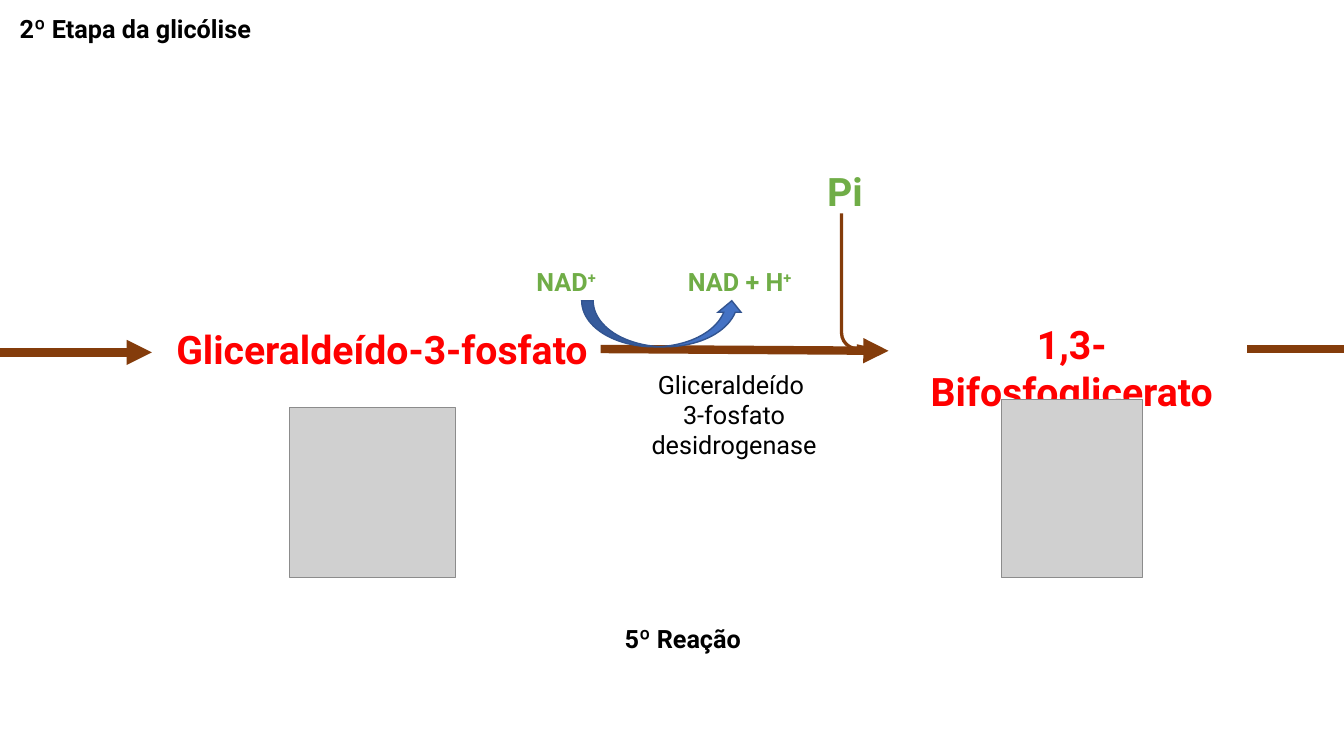
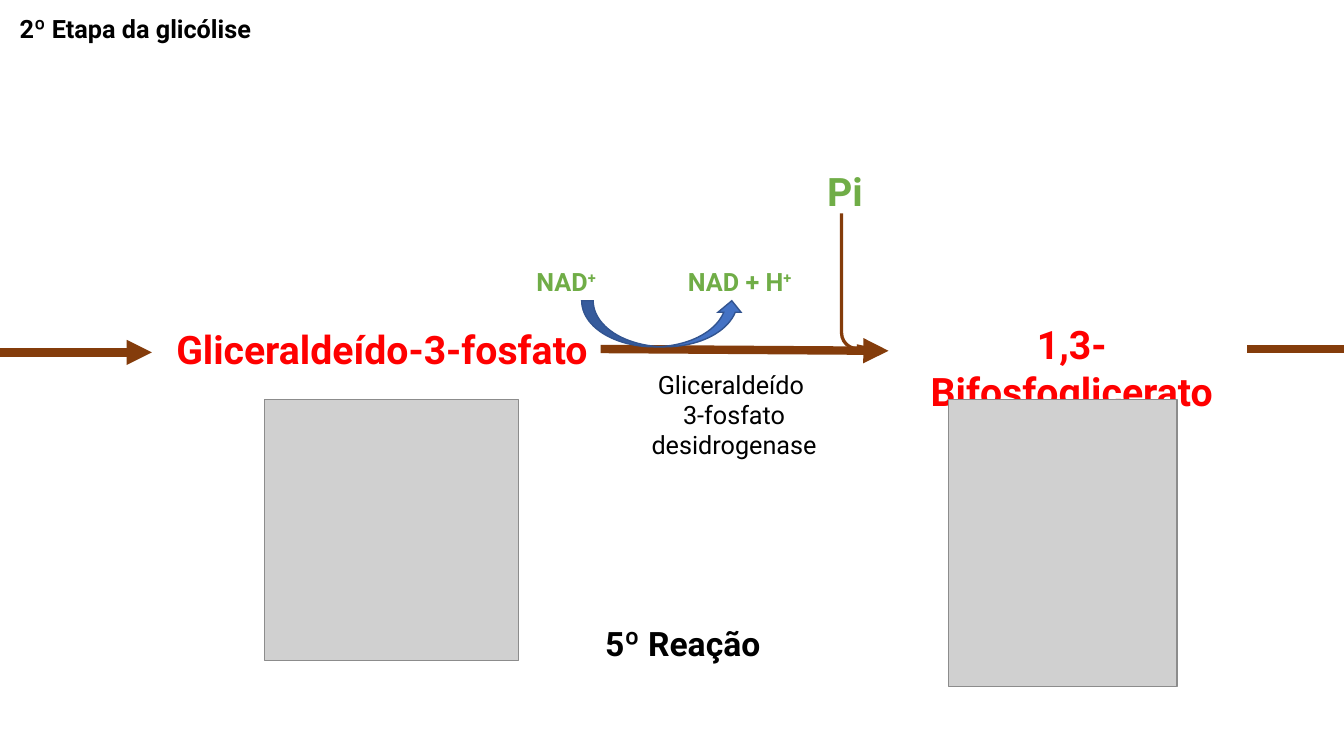
Before and after one commit to daniloasdotcom/Bioquimica-com-Danilo, a slide deck: slide 19 of static/aulas/glicolise.pptx. Drawn at 1344x756 pixels with LibreOffice and Linux fonts; fonts in the diff are those of the drawing; grey boxes stand for pictures. Boxes give left, top, right and bottom in pixels: in the first picture for what was removed or moved away, otherwise in the second. Text is boxed around its words. In the diff, an @@ line names an element or a change of style, - is before the commit and + after.

```diff
--- a/static/aulas/glicolise.pptx
+++ b/static/aulas/glicolise.pptx
@@ picture: place and size @@
-picture at box(289, 408, 455, 579)
+picture at box(265, 399, 519, 660)
@@ picture: place and size @@
-picture at box(1001, 399, 1142, 577)
+picture at box(949, 399, 1177, 687)
@@ text "5º Reação" at box(605, 631, 760, 664): size 18 to 24 pt @@
```
Also in this commit, not shown: 18 other slides changed, 1 other file.
